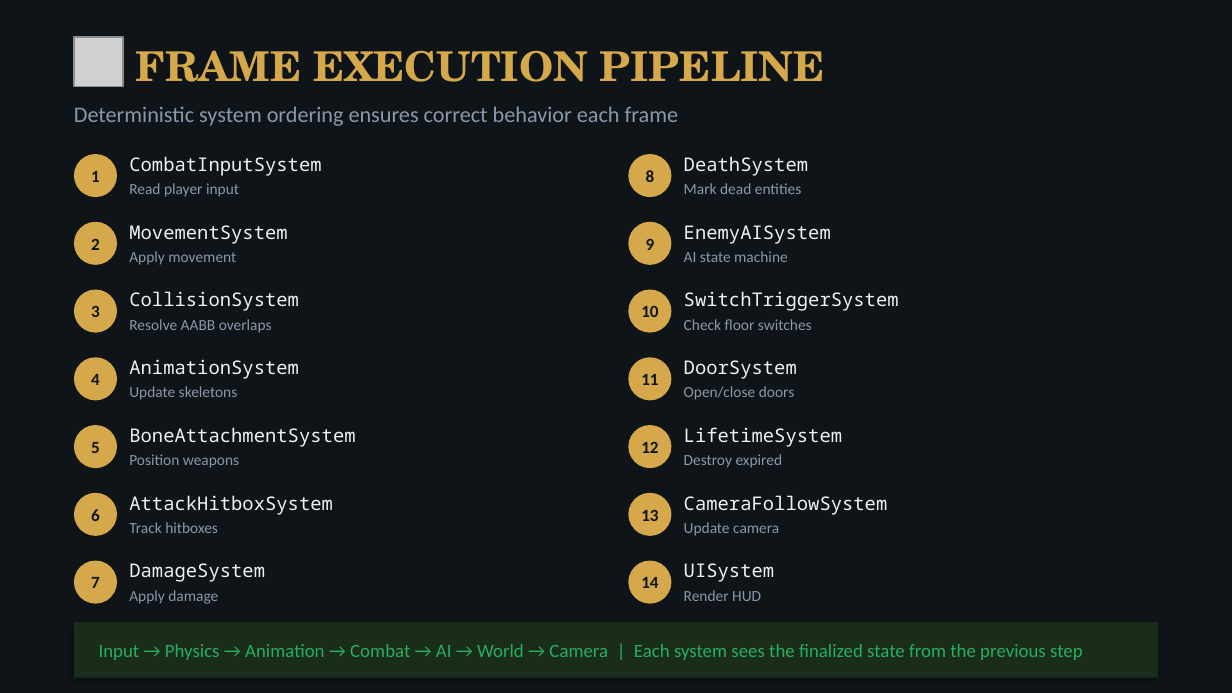
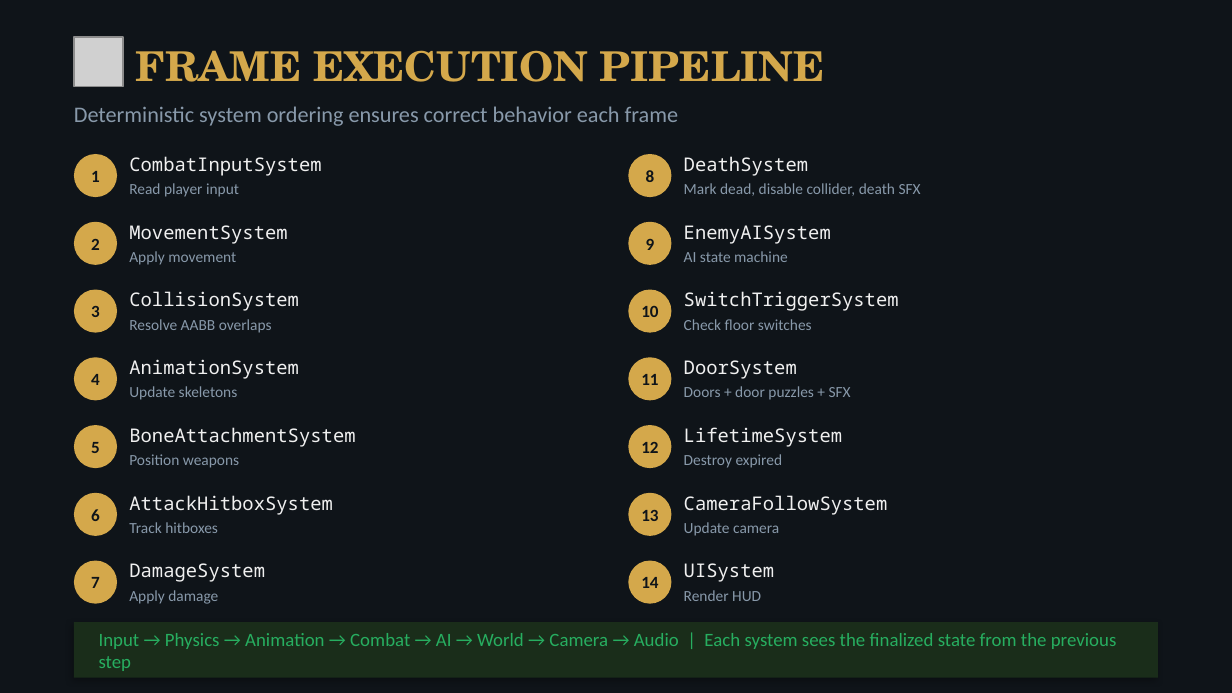
Before and after one commit to JosephDriedger/echoes-of-the-forgotten-keep, a slide deck: slide 7 of docs/EFK_Presentation.pptx. Drawn at 1232x693 pixels with LibreOffice and Linux fonts; fonts in the diff are those of the drawing; grey boxes stand for pictures. Boxes give left, top, right and bottom in pixels: in the first picture for what was removed or moved away, otherwise in the second. Text is boxed around its words. In the diff, an @@ line names an element or a change of style, - is before the commit and + after.

```diff
--- a/docs/EFK_Presentation.pptx
+++ b/docs/EFK_Presentation.pptx
@@ text at (684, 183, 921, 196): text changed @@
-Mark dead entities
+Mark dead, disable collider, death SFX
@@ text at (684, 386, 851, 400): text changed @@
-Open/close doors
+Doors + door puzzles + SFX
@@ text at (99, 633, 1117, 671): text changed @@
-Input → Physics → Animation → Combat → AI → World → Camera | Each system sees the finalized state from the previous step
+Input → Physics → Animation → Combat → AI → World → Camera → Audio | Each system sees the finalized state from the previous step
```
Also in this commit, not shown: 3 other slides changed, 5 other files.
